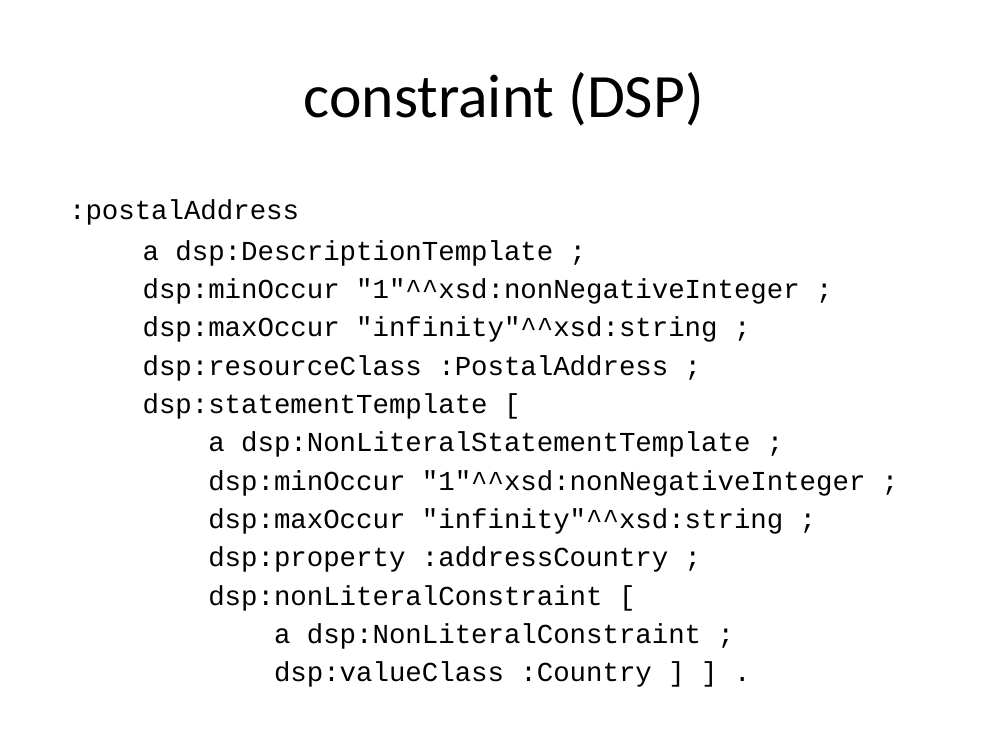
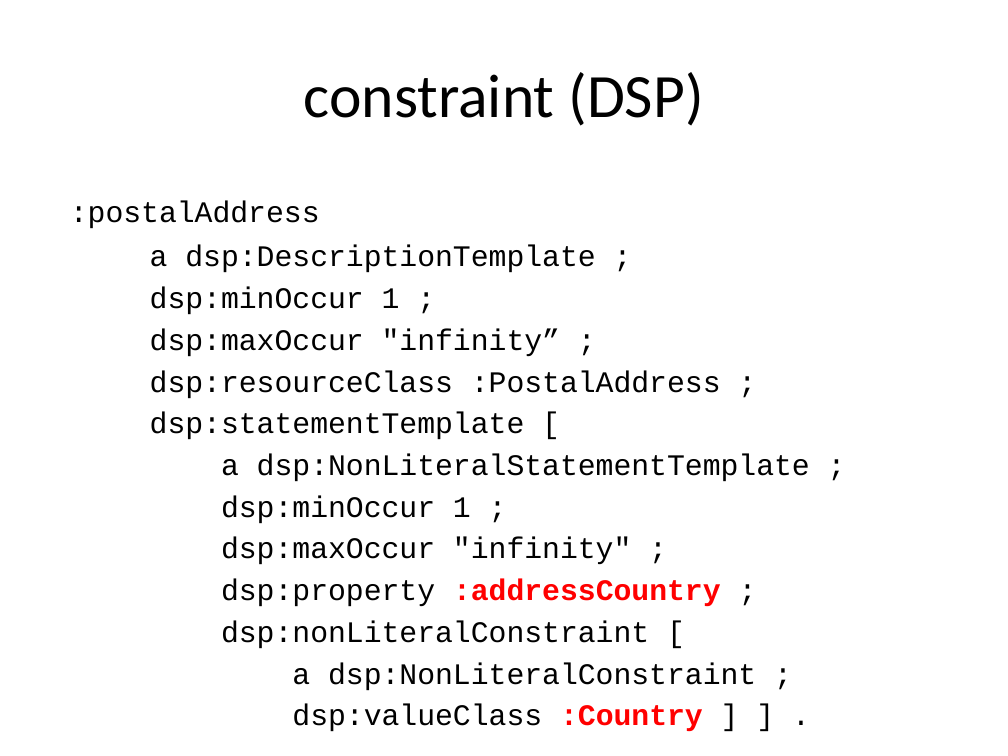
Before and after one commit to boschthomas/rdf-validation-research, a slide deck: slide 3 of presentations/Tutorial Thomas Bosch (DC 2014).pptx. Drawn at 1008x756 pixels with LibreOffice and Linux fonts; fonts in the diff are those of the drawing. Boxes give left, top, right and bottom in pixels: in the first picture for what was removed or moved away, otherwise in the second. Text is boxed around its words. In the diff, an @@ line names an element or a change of style, - is before the commit and + after.

```diff
--- a/presentations/Tutorial Thomas Bosch (DC 2014).pptx
+++ b/presentations/Tutorial Thomas Bosch (DC 2014).pptx
@@ text at [70,201,810,732]: size 19.6 to 21.3 pt in ":postalAddress", "a dsp:DescriptionTemplate ;", "dsp:resourceClass :PostalAddress ;", "dsp:statementTemplate [" and 5 more places; text colour #000000 to #FF0000, bold on in ":addressCountry", ":Country" @@
@@ text at [150,287,560,357]: text changed; size 19.6 to 21.3 pt @@
-dsp:minOccur "1"^^xsd:nonNegativeInteger ;
-dsp:maxOccur "infinity"^^xsd:string ;
+dsp:minOccur 1 ;
+dsp:maxOccur "infinity” ;
@@ text at [221,495,631,565]: text changed; size 19.6 to 21.3 pt @@
-dsp:minOccur "1"^^xsd:nonNegativeInteger ;
-dsp:maxOccur "infinity"^^xsd:string ;
+dsp:minOccur 1 ;
+dsp:maxOccur "infinity" ;
```
Also in this commit, not shown: 3 other slides changed, 15 slides added, 1 other file.
